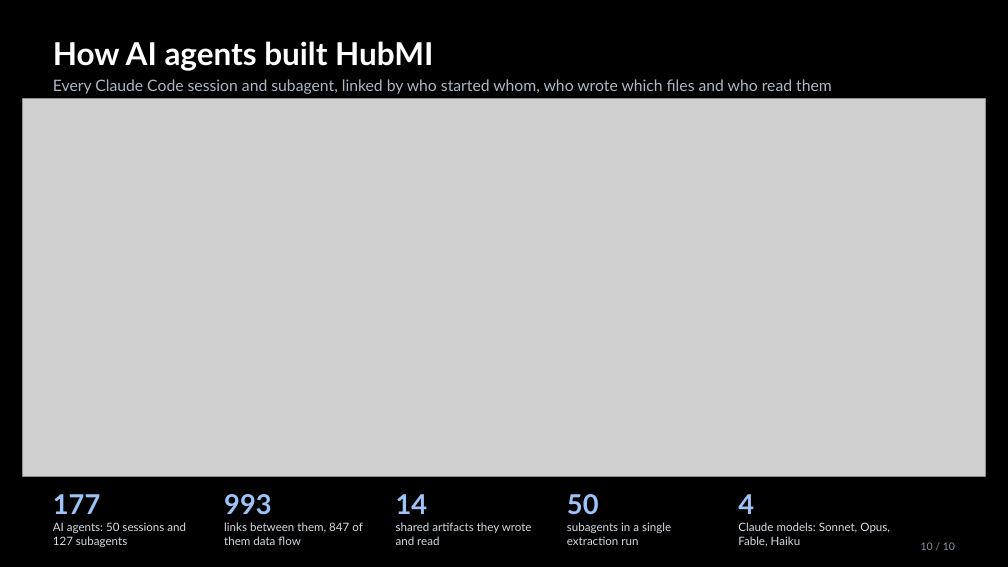
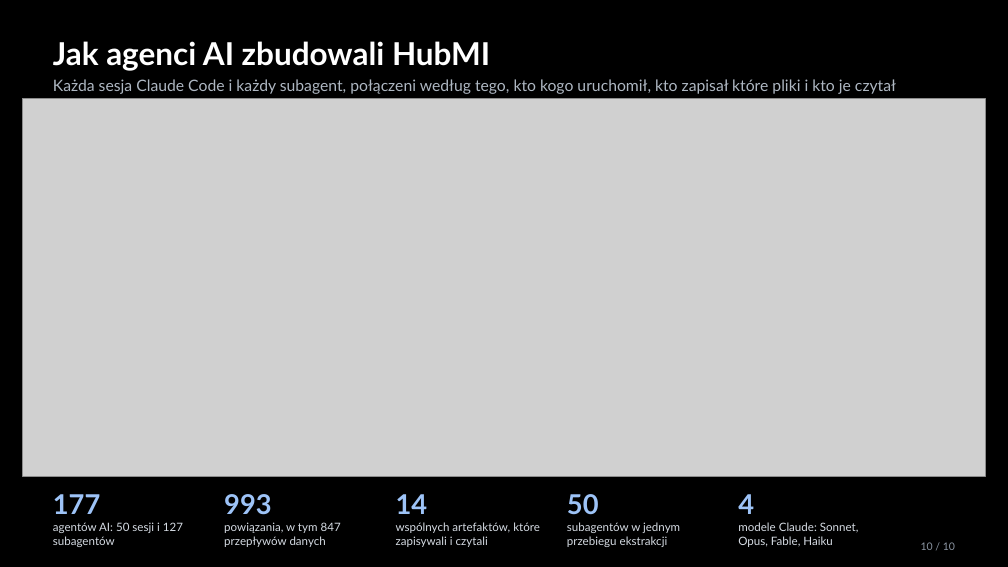
Before and after one commit to bobrovsky420/hackyeah2026, a slide deck: slide 10 of docs/presentation/presentation.pptx. Drawn at 1008x567 pixels with LibreOffice and Linux fonts; fonts in the diff are those of the drawing; grey boxes stand for pictures. Boxes give left, top, right and bottom in pixels: in the first picture for what was removed or moved away, otherwise in the second. Text is boxed around its words. In the diff, an @@ line names an element or a change of style, - is before the commit and + after.

Commit message:
Translate the submission, the deck and the pitch scripts into Polish and show the built ROPS panel and challenge modules

```diff
--- a/docs/presentation/presentation.pptx
+++ b/docs/presentation/presentation.pptx
@@ text at box(53, 41, 896, 94): text changed @@
-How AI agents built HubMI
-Every Claude Code session and subagent, linked by who started whom, who wrote which files and who read them
+Jak agenci AI zbudowali HubMI
+Każda sesja Claude Code i każdy subagent, połączeni według tego, kto kogo uruchomił, kto zapisał które pliki i kto je czytał
@@ text at box(53, 522, 183, 547): text changed @@
-AI agents: 50 sessions and 127 subagents
+agentów AI: 50 sesji i 127 subagentów
@@ text at box(224, 522, 341, 547): text changed @@
-links between them, 847 of them data flow
+powiązania, w tym 847 przepływów danych
@@ text at box(396, 522, 540, 547): text changed @@
-shared artifacts they wrote and read
+wspólnych artefaktów, które zapisywali i czytali
@@ text at box(567, 522, 680, 547): text changed @@
-subagents in a single extraction run
+subagentów w jednym przebiegu ekstrakcji
@@ text at box(738, 522, 859, 547): text changed @@
-Claude models: Sonnet, Opus, Fable, Haiku
+modele Claude: Sonnet, Opus, Fable, Haiku
```
Also in this commit, not shown: 4 other slides changed, 5 slides added, 5 slides removed, 5 other files.
